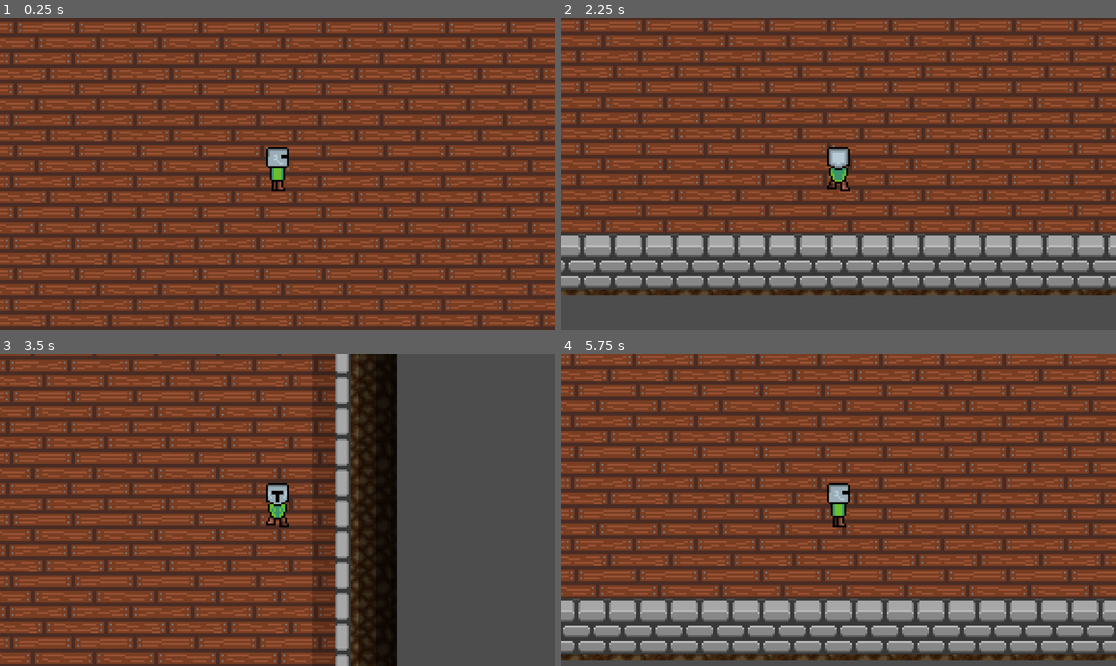
Above: before the commit, frames 1-4 (two rows, left to right).
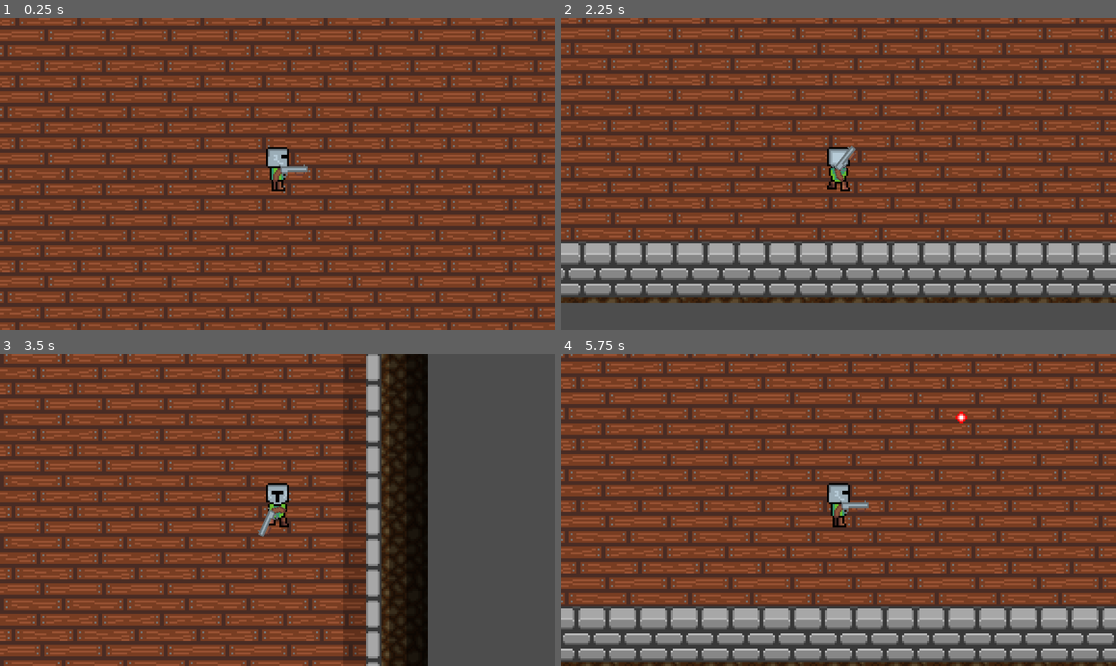
Above: after the commit, the same moments.

Repository: I-Sicarius-I/roguelike-top-down-game-remake
Game: Godot game, scene res://scenes/main.tscn
Same seed, same stepped clock (60 frames per second), same inputs: the game is played once before the commit and once after it.
Inputs (mouse positions are in pixels of both pictures, inside the frame that each line leads up to):
- Up to frame 1 (0.25 s): no input
- Up to frame 2 (2.25 s): move the mouse to (960, 158) at 0.52 s; press the mouse at (960, 158) at 0.53 s; hold D (move_right) 0.53-1.28 s; move the mouse to (727, 189) at 1.27 s; release the mouse at (727, 189) at 1.28 s; hold S (move_down) 1.28-2.03 s; click (727, 189) at 1.35 s; move the mouse to (894, 105) at 2.02 s; press the mouse at (894, 105) at 2.03 s; hold D (move_right) from 2.03 s (still down)
- Up to frame 3 (3.5 s): move the mouse to (249, 572) at 2.77 s; release D (move_right) at 2.78 s; release the mouse at (249, 572) at 2.78 s; hold W (move_up) from 2.78 s (still down); click (249, 572) at 2.85 s
- Up to frame 4 (5.75 s): move the mouse to (1005, 556) at 3.52 s; release W (move_up) at 3.53 s; press the mouse at (1005, 556) at 3.53 s; hold A (move_left) 3.53-5.03 s; move the mouse to (672, 463) at 4.27 s; release the mouse at (672, 463) at 4.28 s; click (672, 463) at 4.35 s; move the mouse to (866, 510) at 5.02 s; press the mouse at (866, 510) at 5.03 s; hold S (move_down) from 5.03 s (still down)

The runs differ from the first frame. In frame 1, 73% of the frame differs, in the area x 0-100%, y 0-100%; in frame 2, 68%; in frame 3, 58%; in frame 4, 75%.

Commit message:
Started working on a modular weapon; Implemented Shooting, Magazine, Flight and Bullet module; Added a basic bullet; Added a gun that follows and shoots where player's mouse is;

Diff:
--- /dev/null
+++ b/scenes/ability_item.tscn
@@ -0,0 +1,15 @@
+[gd_scene format=3 uid="uid://cf5r44yqgsiq7"]
+
+[ext_resource type="Script" uid="uid://d3ao71s4xelh2" path="res://scripts/ability_item.gd" id="1_ddyrc"]
+
+[sub_resource type="RectangleShape2D" id="RectangleShape2D_ddyrc"]
+
+[node name="ability_item" type="Node2D" unique_id=1941378720]
+script = ExtResource("1_ddyrc")
+
+[node name="Sprite2D" type="Sprite2D" parent="." unique_id=427006818]
+
+[node name="Hitbox" type="Area2D" parent="." unique_id=524836686]
+
+[node name="CollisionShape2D" type="CollisionShape2D" parent="Hitbox" unique_id=2091220083]
+shape = SubResource("RectangleShape2D_ddyrc")
--- /dev/null
+++ b/scenes/bullet.tscn
@@ -0,0 +1,23 @@
+[gd_scene format=3 uid="uid://cxg8w2cmnob66"]
+
+[ext_resource type="Texture2D" uid="uid://cs65yfkk0st3p" path="res://assets/items/weapon/Bullet.png" id="1_mkf8s"]
+[ext_resource type="Script" uid="uid://byjtdgtihxmhy" path="res://scripts/bullet.gd" id="1_y25gk"]
+
+[sub_resource type="RectangleShape2D" id="RectangleShape2D_h1aey"]
+size = Vector2(8, 8)
+
+[node name="bullet" type="Node2D" unique_id=482313833]
+script = ExtResource("1_y25gk")
+
+[node name="HitboxArea" type="Area2D" parent="." unique_id=1235566441]
+collision_layer = 2
+collision_mask = 3
+
+[node name="CollisionShape2D" type="CollisionShape2D" parent="HitboxArea" unique_id=733583147]
+shape = SubResource("RectangleShape2D_h1aey")
+
+[node name="Sprite2D" type="Sprite2D" parent="." unique_id=1115193717]
+position = Vector2(0, 2)
+texture = ExtResource("1_mkf8s")
+
+[connection signal="body_entered" from="HitboxArea" to="." method="_on_hitbox_area_body_entered"]
--- /dev/null
+++ b/scenes/bullet_item.tscn
@@ -0,0 +1,16 @@
+[gd_scene format=3 uid="uid://bun66ouqe0757"]
+
+[ext_resource type="Script" uid="uid://bjt1a7yd75gkw" path="res://scripts/bullet_item.gd" id="1_sf3jq"]
+
+[sub_resource type="RectangleShape2D" id="RectangleShape2D_2r3jm"]
+
+[node name="bullet_item" type="Node2D" unique_id=1422445841]
+script = ExtResource("1_sf3jq")
+metadata/_custom_type_script = "uid://nxls7spa15nv"
+
+[node name="Sprite2D" type="Sprite2D" parent="." unique_id=648202069]
+
+[node name="Hitbox" type="Area2D" parent="." unique_id=613610254]
+
+[node name="CollisionShape2D" type="CollisionShape2D" parent="Hitbox" unique_id=536292967]
+shape = SubResource("RectangleShape2D_2r3jm")
--- /dev/null
+++ b/scenes/coin.tscn
@@ -0,0 +1,3 @@
+[gd_scene format=3 uid="uid://vo2ckbljvpe7"]
+
+[node name="coin" type="Node2D" unique_id=264890230]
--- /dev/null
+++ b/scenes/flight_item.tscn
@@ -0,0 +1,15 @@
+[gd_scene format=3 uid="uid://ba6jvqpoemwts"]
+
+[ext_resource type="Script" uid="uid://ckqskh2q51aoi" path="res://scripts/flight_item.gd" id="1_mvwlk"]
+
+[sub_resource type="RectangleShape2D" id="RectangleShape2D_mvwlk"]
+
+[node name="flight_item" type="Node2D" unique_id=1705680822]
+script = ExtResource("1_mvwlk")
+
+[node name="Sprite2D" type="Sprite2D" parent="." unique_id=283014017]
+
+[node name="Hitbox" type="Area2D" parent="." unique_id=1127990117]
+
+[node name="CollisionShape2D" type="CollisionShape2D" parent="Hitbox" unique_id=481991109]
+shape = SubResource("RectangleShape2D_mvwlk")
--- /dev/null
+++ b/scenes/item.tscn
@@ -0,0 +1,17 @@
+[gd_scene format=3 uid="uid://moc7rh78t47s"]
+
+[ext_resource type="Script" uid="uid://nxls7spa15nv" path="res://scripts/item.gd" id="1_4gq7n"]
+
+[sub_resource type="RectangleShape2D" id="RectangleShape2D_r3ghi"]
+
+[node name="Item" type="Node2D" unique_id=51357555]
+script = ExtResource("1_4gq7n")
+
+[node name="Sprite2D" type="Sprite2D" parent="." unique_id=894461782]
+
+[node name="Hitbox" type="Area2D" parent="." unique_id=271465038]
+
+[node name="CollisionShape2D" type="CollisionShape2D" parent="Hitbox" unique_id=1975298997]
+shape = SubResource("RectangleShape2D_r3ghi")
+
+[connection signal="body_entered" from="Hitbox" to="." method="_on_hitbox_body_entered"]
--- /dev/null
+++ b/scenes/magazine_item.tscn
@@ -0,0 +1,20 @@
+[gd_scene format=3 uid="uid://b618ecq0uli3a"]
+
+[ext_resource type="Script" uid="uid://vsadu7gng0yf" path="res://scripts/magazine_item.gd" id="1_cwuhd"]
+
+[sub_resource type="RectangleShape2D" id="RectangleShape2D_cwuhd"]
+
+[node name="magazine_item" type="Node2D" unique_id=892701729]
+script = ExtResource("1_cwuhd")
+
+[node name="Sprite2D" type="Sprite2D" parent="." unique_id=334557222]
+
+[node name="Hitbox" type="Area2D" parent="." unique_id=1789531591]
+
+[node name="CollisionShape2D" type="CollisionShape2D" parent="Hitbox" unique_id=300109344]
+shape = SubResource("RectangleShape2D_cwuhd")
+
+[node name="ReloadTimer" type="Timer" parent="." unique_id=269650978]
+one_shot = true
+
+[connection signal="timeout" from="ReloadTimer" to="." method="_on_reload_timer_timeout"]
--- a/scenes/main.tscn
+++ b/scenes/main.tscn
@@ -47,3 +47,4 @@
 tile_set = SubResource("TileSet_jyhfs")
 
 [node name="Player" parent="." unique_id=986945971 instance=ExtResource("1_o5qli")]
+position = Vector2(-16, -4)
--- a/scenes/player.tscn
+++ b/scenes/player.tscn
@@ -2,6 +2,7 @@
 
 [ext_resource type="Texture2D" uid="uid://cwlqpxgjcgj3o" path="res://assets/player/player.png" id="1_3vyb7"]
 [ext_resource type="Script" uid="uid://qvit2m6dj8b5" path="res://scripts/player.gd" id="1_g2els"]
+[ext_resource type="PackedScene" uid="uid://bvljmbq7mrsqq" path="res://scenes/staff.tscn" id="3_qhqgy"]
 
 [sub_resource type="AtlasTexture" id="AtlasTexture_g2els"]
 atlas = ExtResource("1_3vyb7")
@@ -286,3 +287,6 @@
 [node name="Camera2D" type="Camera2D" parent="." unique_id=1856285859]
 zoom = Vector2(4, 4)
 limit_enabled = false
+
+[node name="staff" parent="." unique_id=1511244393 instance=ExtResource("3_qhqgy")]
+scale = Vector2(0.75, 0.75)
--- /dev/null
+++ b/scenes/shooting_item.tscn
@@ -0,0 +1,20 @@
+[gd_scene format=3 uid="uid://j86aeqcfbly5"]
+
+[ext_resource type="Script" uid="uid://81wdm4460egu" path="res://scripts/shooting_item.gd" id="1_upujx"]
+
+[sub_resource type="RectangleShape2D" id="RectangleShape2D_upujx"]
+
+[node name="shooting_item" type="Node2D" unique_id=932322773]
+script = ExtResource("1_upujx")
+
+[node name="Sprite2D" type="Sprite2D" parent="." unique_id=785209310]
+
+[node name="Hitbox" type="Area2D" parent="." unique_id=1094840834]
+
+[node name="CollisionShape2D" type="CollisionShape2D" parent="Hitbox" unique_id=997383090]
+shape = SubResource("RectangleShape2D_upujx")
+
+[node name="Firerate" type="Timer" parent="." unique_id=301685230]
+one_shot = true
+
+[connection signal="timeout" from="Firerate" to="." method="_on_firerate_timeout"]
--- /dev/null
+++ b/scenes/staff.tscn
@@ -0,0 +1,16 @@
+[gd_scene format=3 uid="uid://bvljmbq7mrsqq"]
+
+[ext_resource type="Script" uid="uid://cu8ekg6kbfllf" path="res://scripts/staff.gd" id="1_3gxsk"]
+[ext_resource type="Texture2D" uid="uid://qjo284sin86f" path="res://assets/items/weapon/test_gun.png" id="2_3gxsk"]
+
+[node name="staff" type="Node2D" unique_id=1511244393]
+script = ExtResource("1_3gxsk")
+
+[node name="bullet_spawn_marker" type="Marker2D" parent="." unique_id=286605863]
+position = Vector2(25, -3)
+
+[node name="staff_sprite" type="Sprite2D" parent="." unique_id=1547782496]
+position = Vector2(9, -3)
+texture = ExtResource("2_3gxsk")
+
+[node name="items" type="Node2D" parent="." unique_id=700060603]
--- /dev/null
+++ b/scripts/ability_item.gd
@@ -0,0 +1,13 @@
+class_name AbilityItem
+
+extends Item
+
+
+# Called when the node enters the scene tree for the first time.
+func _ready() -> void:
+	pass # Replace with function body.
+
+
+# Called every frame. 'delta' is the elapsed time since the previous frame.
+func _process(delta: float) -> void:
+	pass
--- /dev/null
+++ b/scripts/bullet.gd
@@ -0,0 +1,27 @@
+class_name Bullet
+
+extends Node2D
+
+var speed: float
+var damage: float
+
+# function variable for dealing damage
+var deal_damage: Callable
+
+# function variable for flying
+var flight: Callable
+
+
+# Called when the node enters the scene tree for the first time.
+func _ready() -> void:
+	pass # Replace with function body.
+
+
+# Called every frame. 'delta' is the elapsed time since the previous frame.
+func _process(delta: float) -> void:
+	flight.call(self, speed, delta)
+
+
+func _on_hitbox_area_body_entered(body: Node2D) -> void:
+	await deal_damage.call(damage, body)
+	queue_free()
--- /dev/null
+++ b/scripts/bullet_item.gd
@@ -0,0 +1,21 @@
+class_name BulletItem
+
+extends Item
+
+const BULLET = preload("res://scenes/bullet.tscn")
+const DAMAGE = 25.
+
+
+
+func create_bullet() -> Bullet:
+	var bullet_instance = BULLET.instantiate()
+
+	bullet_instance.damage = DAMAGE
+	bullet_instance.deal_damage = _deal_damage
+
+	return bullet_instance
+
+
+func _deal_damage(amount: float, body: Node2D) -> void:
+	if body.name.to_lower().contains("enemy"):
+		body.take_damage(amount)
--- /dev/null
+++ b/scripts/flight_item.gd
@@ -0,0 +1,25 @@
+class_name FlightItem
+
+extends Item
+
+
+const SPEED = 300.
+
+# Called when the node enters the scene tree for the first time.
+func _ready() -> void:
+	pass # Replace with function body.
+
+# Called every frame. 'delta' is the elapsed time since the previous frame.
+func _process(delta: float) -> void:
+	pass
+
+func set_bullet_flight_properties(bullet: Bullet) -> Bullet:
+
+	bullet.speed = SPEED
+	bullet.flight = flight
+
+
+	return bullet
+
+func flight(bullet: Bullet, speed: float, delta: float) -> void:
+	bullet.position += speed * delta * bullet.transform.x
--- /dev/null
+++ b/scripts/item.gd
@@ -0,0 +1,19 @@
+class_name Item
+
+extends Node2D
+
+var is_equipped: bool = false
+
+# Called when the node enters the scene tree for the first time.
+func _ready() -> void:
+	pass # Replace with function body.
+
+
+# Called every frame. 'delta' is the elapsed time since the previous frame.
+func _process(delta: float) -> void:
+	pass
+
+
+
+func _on_hitbox_body_entered(body: Node2D) -> void:
+	pass # Replace with function body.
--- /dev/null
+++ b/scripts/magazine_item.gd
@@ -0,0 +1,36 @@
+class_name MagazineItem
+
+extends Item
+
+@onready var reload_timer: Timer = $ReloadTimer
+
+var is_empty: bool = false
+var reload_time: float = 2.0
+var max_amount: int = 8
+var curr_amount: int = max_amount
+
+# Called when the node enters the scene tree for the first time.
+func _ready() -> void:
+	pass # Replace with function body.
+
+
+# Called every frame. 'delta' is the elapsed time since the previous frame.
+func _process(delta: float) -> void:
+	pass
+
+
+func update_magazine() -> void:
+	curr_amount -= 1
+
+	if curr_amount == 0:
+		is_empty = true
+		reload_timer.wait_time = reload_time
+		reload_timer.start()
+
+func _on_reload() -> void:
+	is_empty = false
+	curr_amount = max_amount
+
+
+func _on_reload_timer_timeout() -> void:
+	_on_reload() # Replace with function body.
--- /dev/null
+++ b/scripts/shooting_item.gd
@@ -0,0 +1,46 @@
+class_name ShootingItem
+
+extends Item
+
+@onready var firerate_timer: Timer = $Firerate
+
+const COOLDOWN = 0.5
+
+var is_on_cooldown: bool = false
+
+
+# Called when the node enters the scene tree for the first time.
+func _ready() -> void:
+	pass # Replace with function body.
+
+# Called every frame. 'delta' is the elapsed time since the previous frame.
+func _process(delta: float) -> void:
+	pass
+
+func shoot(bullet_item: BulletItem, flight_item: FlightItem, magazine: MagazineItem) -> void:
+
+	if Input.is_action_pressed("attack") and not is_on_cooldown and not magazine.is_empty:
+		var bullet_instance = bullet_item.create_bullet()
+
+		var root = get_tree().root
+		var staff: Node2D = get_parent().get_parent()
+		var marker: Node2D = staff.get_node("bullet_spawn_marker")
+
+		bullet_instance = flight_item.set_bullet_flight_properties(bullet_instance)
+
+		bullet_instance.global_position = marker.global_position
+		bullet_instance.rotation = staff.rotation
+
+		root.call_deferred("add_child", bullet_instance)
+
+		magazine.update_magazine()
+
+		firerate_timer.wait_time = 0.5
+		is_on_cooldown = true
+		firerate_timer.start()
+
+
+
+
+func _on_firerate_timeout() -> void:
+	is_on_cooldown = false # Replace with function body.
--- /dev/null
+++ b/scripts/staff.gd
@@ -0,0 +1,58 @@
+extends Node2D
+
+@onready var items: Node2D = $items
+@onready var staff_sprite: Sprite2D = $staff_sprite
+
+# Preloading starting modules
+var start_bullet_item = preload("res://scenes/bullet_item.tscn")
+var start_flight_item = preload("res://scenes/flight_item.tscn")
+var start_shooting_item = preload("res://scenes/shooting_item.tscn")
+var start_magazine_item = preload("res://scenes/magazine_item.tscn")
+var start_ability_item = preload("res://scenes/ability_item.tscn")
+
+
+var module_list: Dictionary = {
+	"bullet": null,
+	"flight": null,
+	"shooting": null,
+	"magazine": null,
+	"ability": null,
+}
+
+# Called when the node enters the scene tree for the first time.
+func _ready() -> void:
+	var bul_item_inst = start_bullet_item.instantiate()
+	var fl_item_inst = start_flight_item.instantiate()
+	var shoot_item_inst = start_shooting_item.instantiate()
+	var mag_item_inst = start_magazine_item.instantiate()
+	var abl_item_inst = start_ability_item.instantiate()
+
+	module_list["bullet"] = bul_item_inst
+	module_list["flight"] = fl_item_inst
+	module_list["shooting"] = shoot_item_inst
+	module_list["magazine"] = mag_item_inst
+	module_list["ability"] = abl_item_inst
+
+	for item in module_list.values():
+		items.call_deferred("add_child", item)
+
+
+
+func _process(_delta: float) -> void:
+	_look_at_mouse()
+	_use_gun()
+
+func _look_at_mouse() -> void:
+
+	look_at(get_global_mouse_position())
+
+	rotation = wrap(rotation, -PI, PI)
+
+	if rotation > PI / 2. or rotation < -PI /2.:
+		scale.y = -1
+	else:
+		scale.y = 1
+
+func _use_gun() -> void:
+	if Input.is_action_pressed("attack"):
+		module_list["shooting"].shoot(module_list["bullet"], module_list["flight"], module_list["magazine"])
Binary file changed: assets/items/weapon/StaffHandle.png
Binary file changed: assets/items/weapon/modules/BasicModules.png
Binary file added: assets/items/weapon/test_gun.png
Not shown, added: assets/items/weapon/test_gun.png.import
Not shown, added: scripts/ability_item.gd.uid
Not shown, added: scripts/bullet.gd.uid
Not shown, added: scripts/bullet_item.gd.uid
Not shown, added: scripts/flight_item.gd.uid
Not shown, added: scripts/item.gd.uid
Not shown, added: scripts/magazine_item.gd.uid
Not shown, added: scripts/shooting_item.gd.uid
Not shown, added: scripts/staff.gd.uid
(and 4 more such lines)
